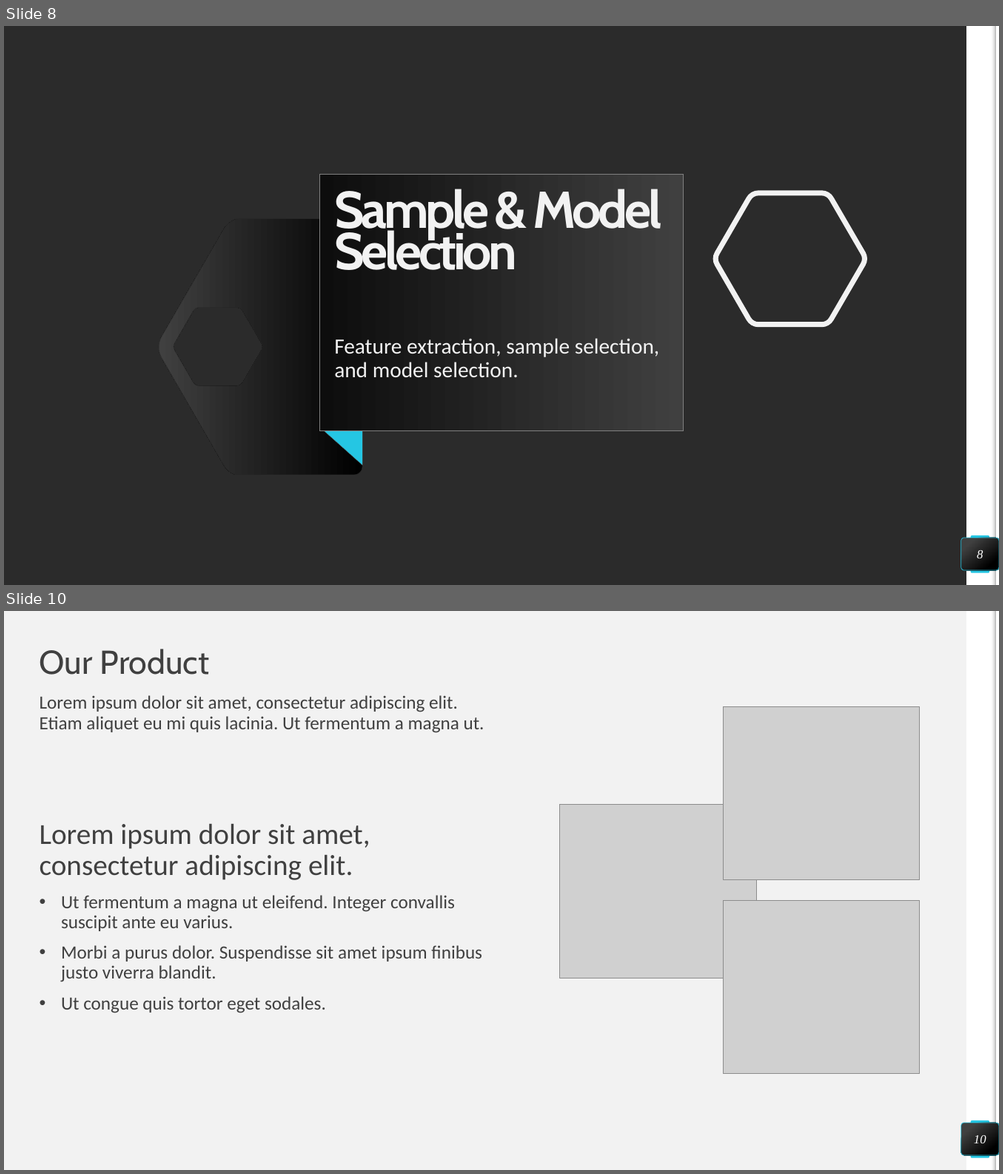
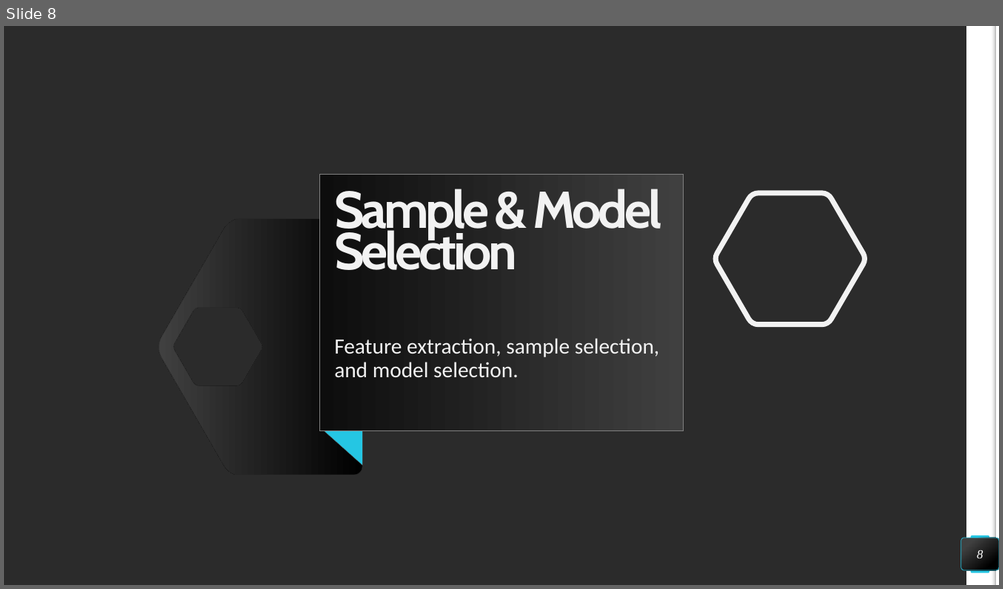
Before and after one commit to differentiablef/london-power-analysis, a slide deck: Final Project - Classifying User Affluence.pptx. Shown one above the other, each under a label of ours: slides 8 and 10 before the commit, slide 8 after it; the slides between them are not shown. The pictures are 1003x1174 and 1003x589 pixels, drawn with LibreOffice and Linux fonts; fonts in the diff are those of the drawing; grey boxes stand for pictures; background and template pictures are left out; a plain dark background stands for a picture behind light text. Boxes give left, top, right and bottom in pixels: in the first picture for what was removed or moved away, otherwise in the second. Text is boxed around its words. In the diff, an @@ line names an element or a change of style, - is before the commit and + after.

```diff
--- a/Final Project - Classifying User Affluence.pptx
+++ b/Final Project - Classifying User Affluence.pptx
@@ slide 10 removed at box(4, 611, 999, 1170), background #F2F2F2; not listed: 4 template elements that a slide beside it also shows @@
@@ title removed at box(40, 649, 210, 675) @@
-Our Product
@@ text removed at box(40, 695, 484, 732) @@
-Lorem ipsum dolor sit amet, consectetur adipiscing elit. Etiam aliquet eu mi quis lacinia. Ut fermentum a magna ut.
@@ picture removed at box(723, 707, 919, 880) @@
@@ picture removed at box(560, 805, 756, 978) @@
@@ text removed at box(40, 824, 482, 1014) @@
-Lorem ipsum dolor sit amet, consectetur adipiscing elit.
-• Ut fermentum a magna ut eleifend. Integer convallis suscipit ante eu varius.
-• Morbi a purus dolor. Suspendisse sit amet ipsum finibus justo viverra blandit.
-• Ut congue quis tortor eget sodales.
@@ picture removed at box(723, 901, 919, 1074) @@
@@ page number removed at box(962, 1123, 999, 1156) @@
-10
```
Also in this commit, not shown: 3 slides changed, 3 slides added, 6 other slides removed.
